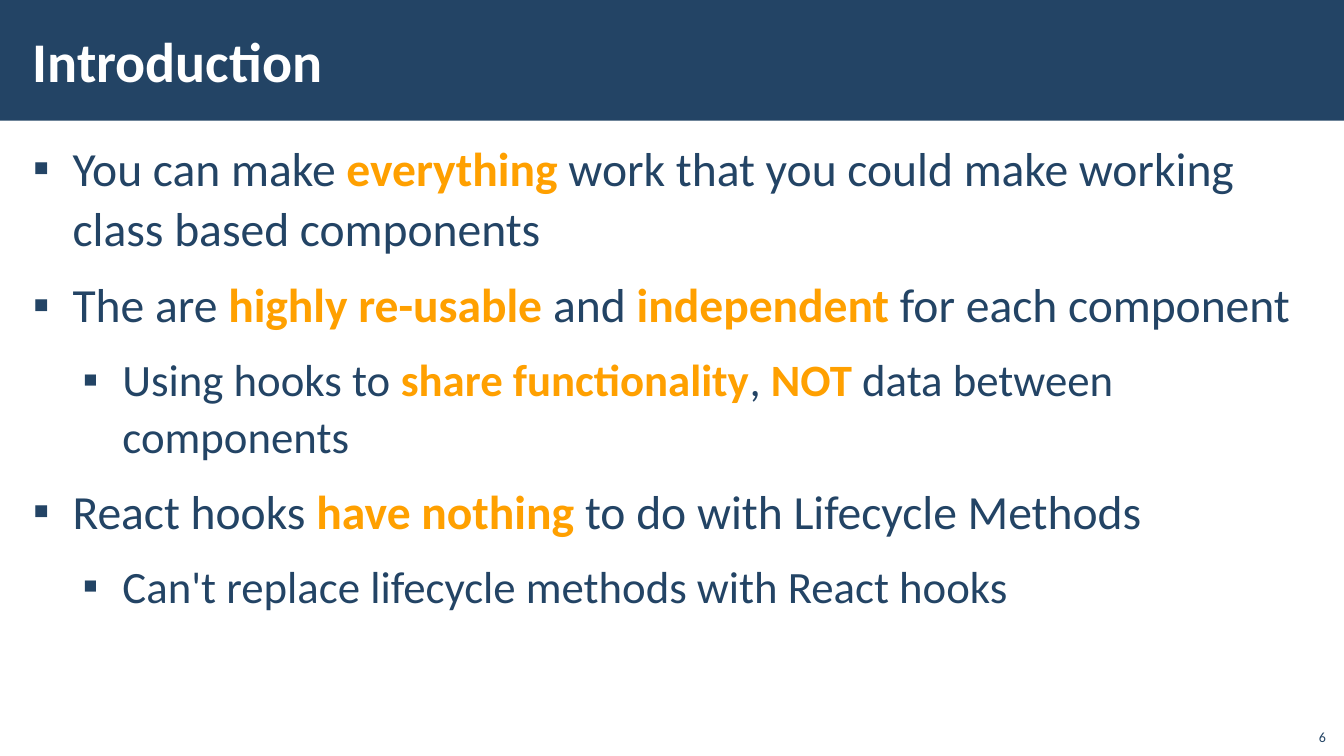
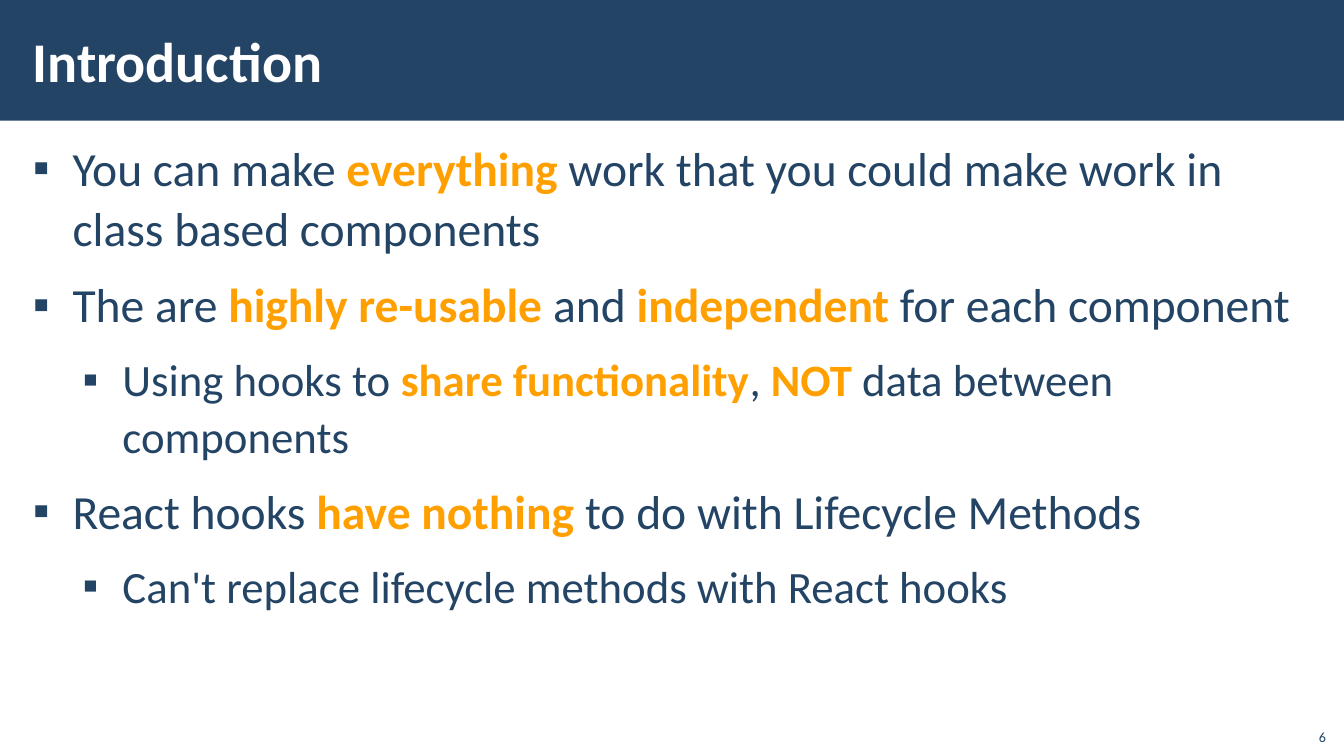
Before and after one commit to DBeneva/JavaScript, a slide deck: slide 6 of 07 - ReactJS/09 - React Hooks/00 - Presentation/06. React-JS-React-Hooks.pptx. Drawn at 1344x756 pixels with LibreOffice and Linux fonts; fonts in the diff are those of the drawing; background and template pictures are left out. Boxes give left, top, right and bottom in pixels: in the first picture for what was removed or moved away, otherwise in the second. Text is boxed around its words. In the diff, an @@ line names an element or a change of style, - is before the commit and + after.

```diff
--- a/07 - ReactJS/09 - React Hooks/00 - Presentation/06. React-JS-React-Hooks.pptx
+++ b/07 - ReactJS/09 - React Hooks/00 - Presentation/06. React-JS-React-Hooks.pptx
@@ text at bbox=[73, 152, 1222, 254]: text changed @@
-▪ You can make everything work that you could make working class based components
+▪ You can make everything work that you could make work in class based components
```
Also in this commit, not shown: 1 other slide changed, 7 other files.
